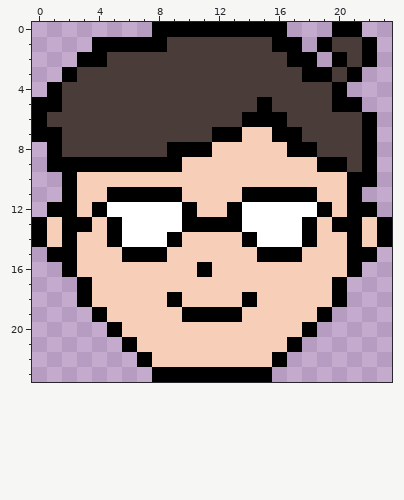
One commit to this pixel-art sprite: game/images/bertCHIBI.png. Above: the version before the commit.
The file is 24x24 pixels.
Once edited:
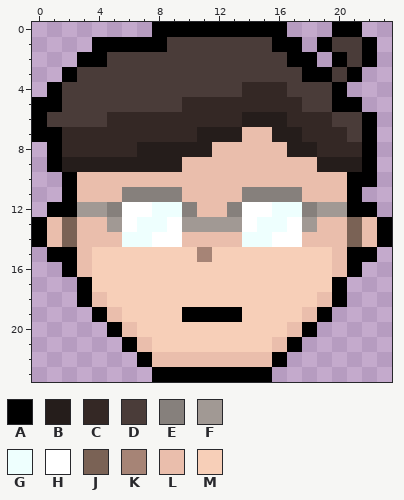
Palette (. is transparent): A #000000  B #251d1b  C #342825  D #4a3c39  E #86807c  F #a19994  G #eefffe  H #ffffff  J #7a6255  K #a68476  L #eabeac  M #f7cfb8
The edit:
@@ x 0..23 @@
  3 ..ADDDDDDDDDDDDDDDAADA..
- 4 .ADDDDDDDDDDDDDDDDDDA...
- 5 AADDDDDDDDDDDDDADDDDAA..
- 6 ADDDDDDDDDDDDDAAADDDDDA.
- 7 AADDDDDDDDDDAAMMAADDDDA.
- 8 .ADDDDDDDAAAMMMMMAADDDA.
- 9 .AAAAAAAAAMMMMMMMMMAADA.
-10 ..AMMMMMMMMMMMMMMMMMMAA.
-11 ..AMMAAAAAMMMMAAAAAMMA..
-12 .AAMAHHHHHAMMAHHHHHAMAA.
-13 AMAAMAHHHHAAAAHHHHAMAAMA
-14 AMAMMAHHHAMMMMAHHHAMMAMA
-15 .AAMMMAAAMMMMMMAAAMMMAA.
-16 ..AMMMMMMMMAMMMMMMMMMA..
+ 4 .ADDDDDDDDDDDDCCCDDDA...
+ 5 AADDDDDDDDCCCCCCCCDDAA..
+ 6 ADDDDCCCCCCCCCBBBCCCDDA.
+ 7 AACCCCCCCCCBBBLLBBCCCDA.
+ 8 .ACCCCCBBBBBLLLLLBBCCCA.
+ 9 .ABBBBBBBBLLLLLLLLLBBBA.
+10 ..ALLLLLLLLLLLLLLLLLLAA.
+11 ..ALLLEEEELLLLEEEELLLA..
+12 .AAFFEHHGGELLEHHGGEFFAA.
+13 ALJLLFHGGHFFFFHGGHFLLJLA
+14 ALJLLLGGHHLLLLGGHHLLLJLA
+15 .AALMMMMMMMKMMMMMMMMLAA.
+16 ..ALMMMMMMMMMMMMMMMMLA..
 17 ...AMMMMMMMMMMMMMMMMA...
-18 ...AMMMMMAMMMMAMMMMMA...
-19 ....AMMMMMAAAAMMMMMA....
-20 .....AMMMMMMMMMMMMA.....
-21 ......AMMMMMMMMMMA......
-22 .......AMMMMMMMMA.......
+18 ...ALMMMMMMMMMMMMMMLA...
+19 ....ALMMMMAAAAMMMMLA....
+20 .....ALMMMMMMMMMMLA.....
+21 ......ALMMMMMMMMLA......
+22 .......ALLLLLLLLA.......
 23 ........AAAAAAAA........
